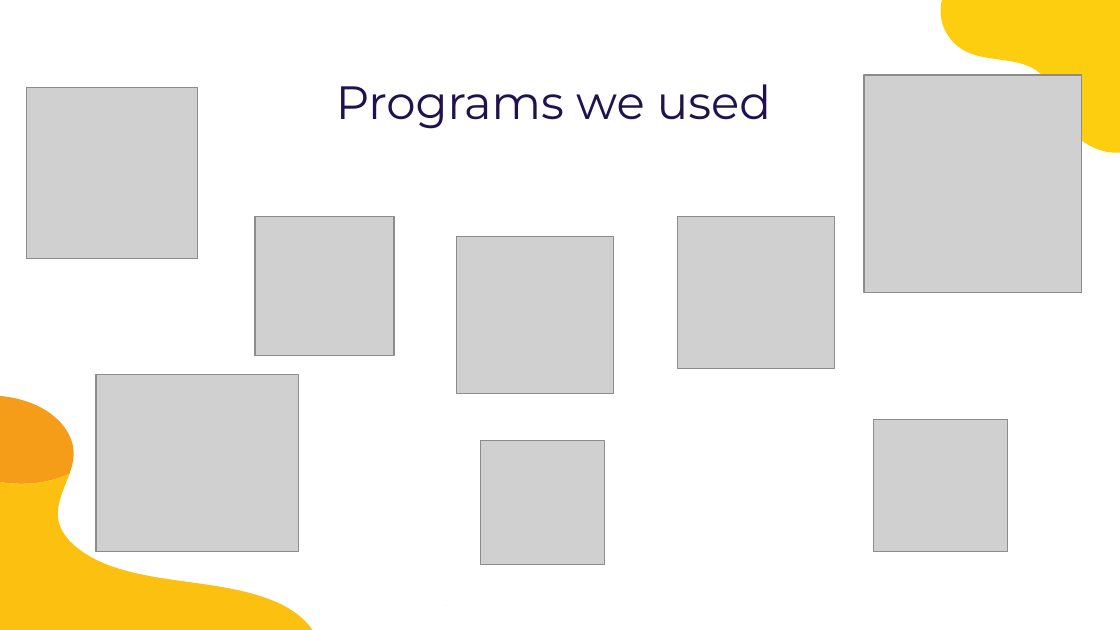
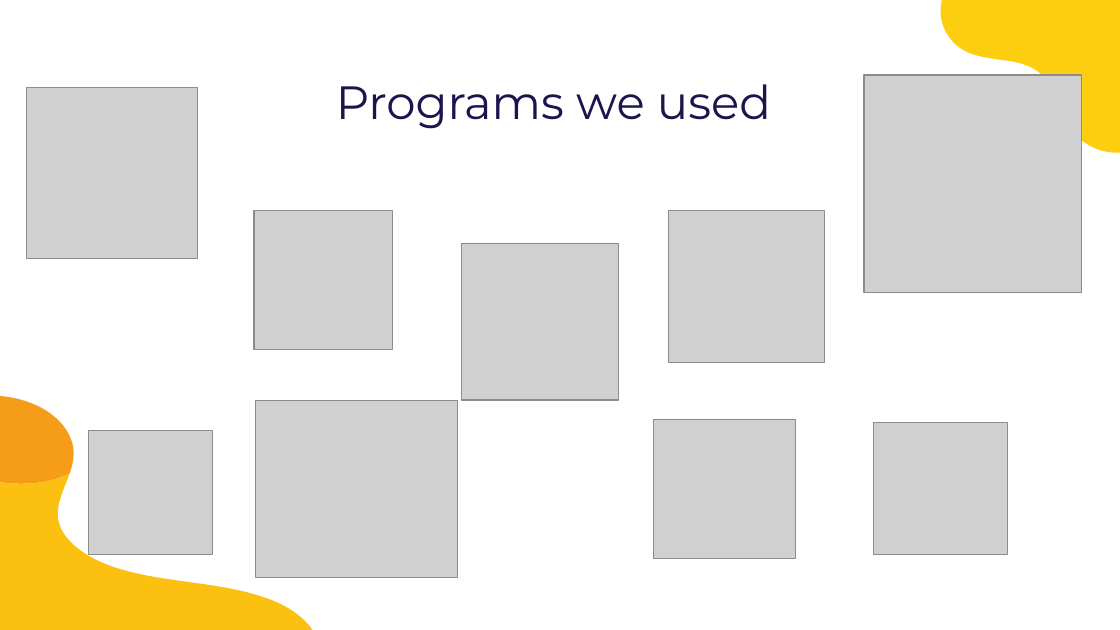
Before and after one commit to MKGeorgieva19/Fire-Department-Project, a slide deck: slide 5 of Documents/Presentation.pptx. Drawn at 1120x630 pixels with LibreOffice and Linux fonts; fonts in the diff are those of the drawing; grey boxes stand for pictures; background and template pictures are left out. Boxes give left, top, right and bottom in pixels: in the first picture for what was removed or moved away, otherwise in the second. Text is boxed around its words. In the diff, an @@ line names an element or a change of style, - is before the commit and + after.

```diff
--- a/Documents/Presentation.pptx
+++ b/Documents/Presentation.pptx
@@ picture: place and size @@
-picture at <box>255,216,394,355</box>
+picture at <box>254,211,393,349</box>
@@ picture: place and size @@
-picture at <box>678,216,834,368</box>
+picture at <box>669,211,825,363</box>
@@ picture: place and size @@
-picture at <box>457,236,614,393</box>
+picture at <box>461,243,618,400</box>
@@ picture: place and size @@
-picture at <box>96,374,299,551</box>
+picture at <box>255,400,458,577</box>
@@ picture added at <box>653,419,795,558</box> @@
@@ picture: place and size @@
-picture at <box>480,441,605,566</box>
+picture at <box>88,431,213,556</box>
```
Also in this commit, not shown: 1 other slide changed.
